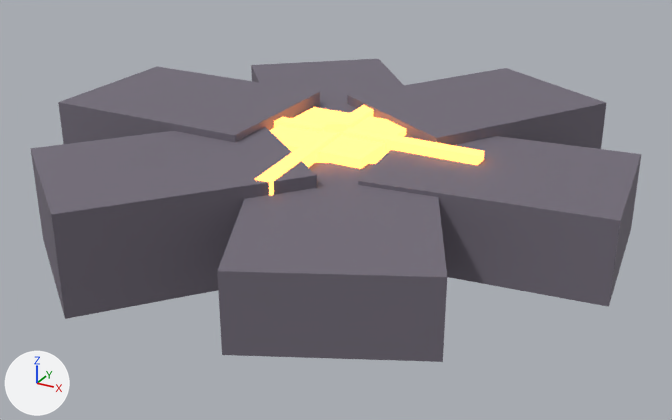
Before and after pictures for a commit that changed the glTF model godot/assets/props/lava_rock.glb.
Before and after are seen from a 50 mm camera at (1.81, -3.28, 1.64) aimed at (0.04, -0.06, 0.03). Every picture has the same lights, and +X, +Y and +Z are marked at lower left. The older version comes first. Vertices at exactly the same position are counted once.

In view in the first picture: 'lava_rock'.
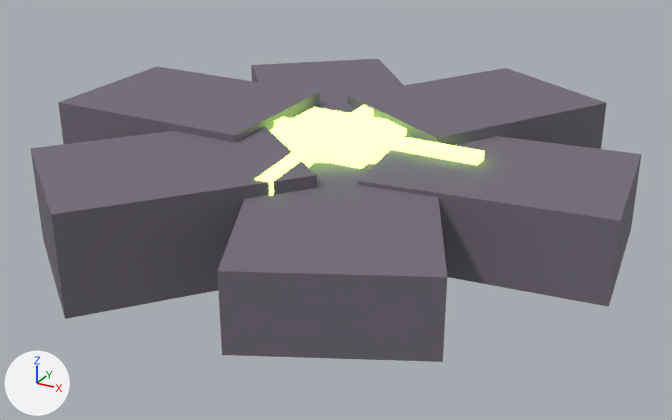
What differs and where, as boxes (x1, y1, x2, y2) in the pictures (672 x 420 px):
```json
{"part": 1, "of": "me_cube", "change": "recoloured", "before": [255, 105, 484, 196], "after": [255, 105, 484, 196]}
```

The change, as JSON lines over the scene's bpy script:
```json
{"op": "add", "block": "mat_giftglut", "code": ["mat_giftglut = principled_material('Giftglut')", "mat_giftglut.base_color = (0.3, 0.7, 0.1)  # green #95da59", "mat_giftglut.roughness = 0.85", "mat_giftglut.emission_color = (0.55, 1.0, 0.15)  # green #c4ff6c", "mat_giftglut.emission_strength = 4.0"]}
{"block": "me_cube", "where": "me_cube.from_pydata(...)  # 136 vertices, 204 faces; spans x -1.98..0.51, y -1.24..1.24, z -0.23..0.23"}
{"block": "me_cube", "where": "# used by ob_lava_rock; location = (0.75, 0.0, 0.17)"}
{"block": "me_cube", "change": "me_cube part 1: all 60 faces that had it switch from mat_glut (orange #e77c3f, glowing orange #ffa050) to mat_giftglut (green #95da59, glowing green #c4ff6c)"}
```
